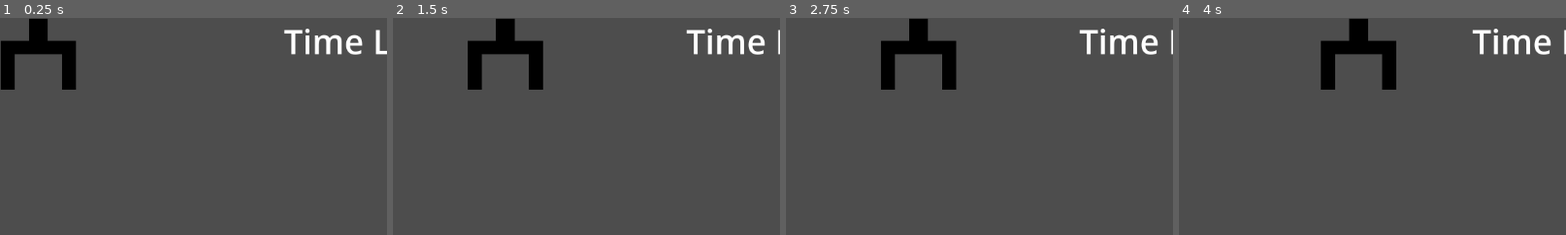
Above: before the commit, frames 1-4 (left to right).
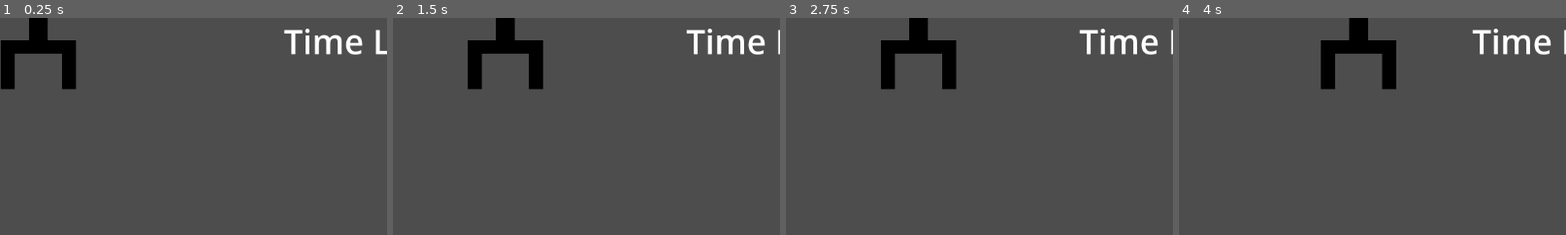
Above: after the commit, the same moments.

Repository: emilykrohn/CraneGame
Game: Godot game, scene res://Scenes/main.tscn
Two runs of this game, one before a commit and one after it. Both use one fixed random seed, a clock stepped at 60 frames per second and the inputs below.
Inputs:
- Up to frame 1 (0.25 s): no input
- Up to frame 2 (1.5 s): tap Enter at 0.5 s; hold Right (ui_right) 0.53-1.28 s; hold Space (ui_select) 0.53-1.28 s; hold Left (ui_left) from 1.28 s (still down); tap Space (ui_select) at 1.35 s
- Up to frame 3 (2.75 s): tap Space (ui_select) at 1.52, 1.82 s; release Left (ui_left) at 2.03 s; hold Right (ui_right) from 2.03 s (still down); hold Space (ui_select) from 2.03 s (still down)
- Up to frame 4 (4 s): release Space (ui_select) at 2.78 s; tap Space (ui_select) at 2.85, 3.02, 3.32 s; release Right (ui_right) at 3.53 s; hold Left (ui_left) from 3.53 s (still down); hold Space (ui_select) from 3.53 s (still down)
The pictures show only the part of the screen within x 0-50%, y 0-50%; the shares and areas given below are measured in that part.

The runs differ from the first frame. In frame 1, 0.2% of the frame differs, in the area x 0-20%, y 0-34%; in frame 2, 0.2%, in the area x 19-39%, y 0-34%; in frame 3, 0.2%; in frame 4, 0.2%.

Commit message:
Increase crane drop speed
Created a new variable for drop speed and left crane speed the same

Diff:
--- a/Scenes/main.tscn
+++ b/Scenes/main.tscn
@@ -9,7 +9,7 @@
 [node name="Main" type="Node"]
 
 [node name="Crane" parent="." instance=ExtResource("1_k2mhg")]
-position = Vector2(57, 54)
+position = Vector2(57, 53)
 
 [node name="Ground" parent="." instance=ExtResource("2_3di3x")]
 position = Vector2(572, 600)
--- a/Scripts/crane.gd
+++ b/Scripts/crane.gd
@@ -1,6 +1,7 @@
 extends CharacterBody2D
 
 const CRANE_SPEED := 200.0
+const CRANE_DROP_SPEED := 400.0
 var is_dropping := false
 var current_timer_seconds : float
 
@@ -8,7 +9,7 @@
 	current_timer_seconds = get_node("../Timer").get_time_left()
 	# if the timer has zero seconds left, then drop the crane
 	if current_timer_seconds <= 0:
-		velocity.y = CRANE_SPEED
+		velocity.y = CRANE_DROP_SPEED
 		is_dropping = true
 
 func _physics_process(delta):
@@ -21,7 +22,7 @@
 
 	# pressing the spacebar drops the crane
 	elif Input.is_action_pressed("ui_select"):
-		velocity.y = CRANE_SPEED
+		velocity.y = CRANE_DROP_SPEED
 		is_dropping = true
 
 	else:
